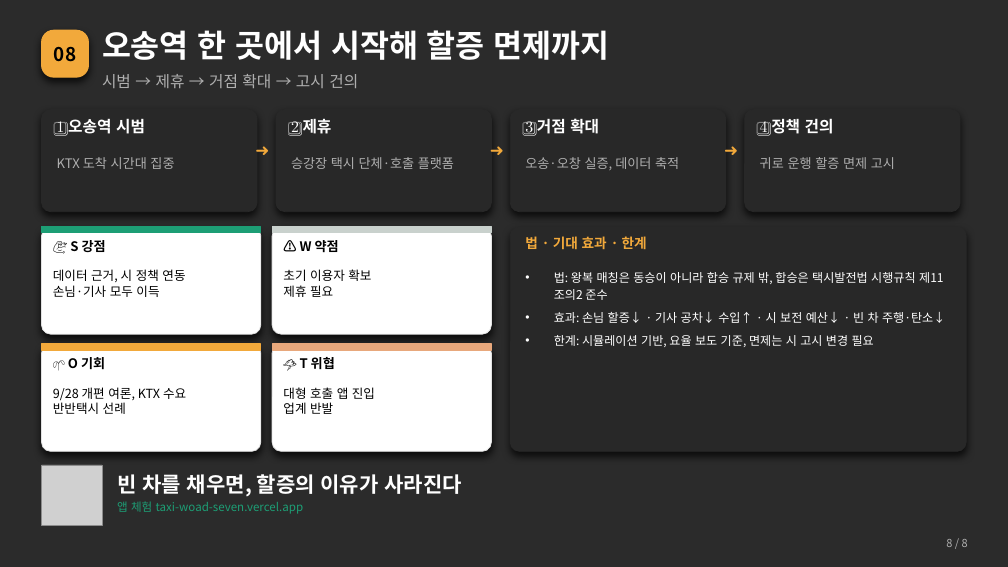
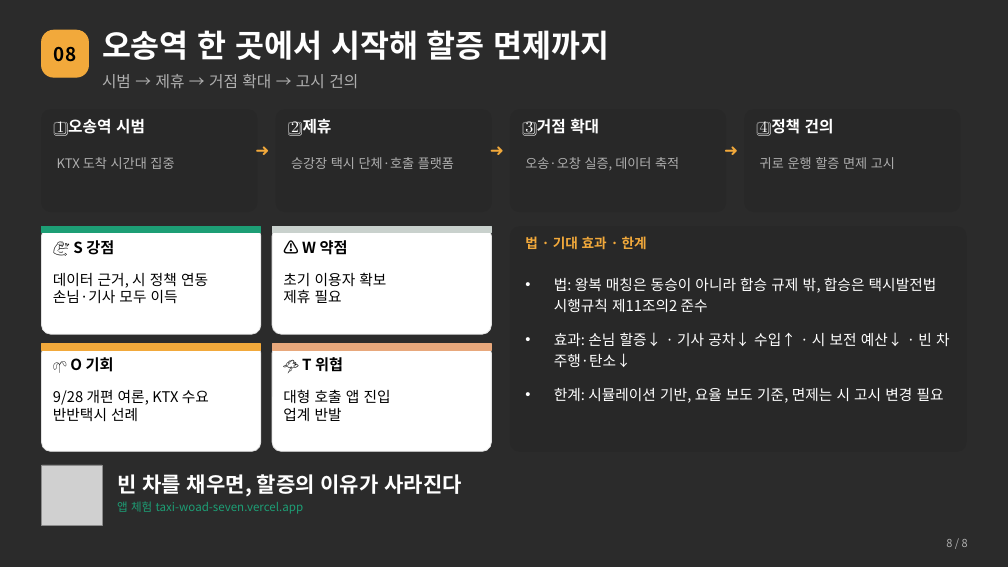
Before and after one commit to gysosm-glitch/TAXI, a slide deck: slide 8 of presentation/쉐어택_발표_v3.pptx. Drawn at 1008x567 pixels with LibreOffice and Linux fonts; fonts in the diff are those of the drawing; grey boxes stand for pictures; background and template pictures are left out; a plain dark background stands for a picture behind light text. Boxes give left, top, right and bottom in pixels: in the first picture for what was removed or moved away, otherwise in the second. Text is boxed around its words. In the diff, an @@ line names an element or a change of style, - is before the commit and + after.

```diff
--- a/presentation/쉐어택_발표_v3.pptx
+++ b/presentation/쉐어택_발표_v3.pptx
@@ shadow off in 10 elements at [42,30,88,77], [42,110,257,212], [276,110,492,212], [510,110,726,212], [745,110,960,212], [42,227,261,334], [272,227,492,334], [42,344,261,451], [272,344,492,451], [510,227,966,451] @@
@@ size 12 to 14 pt in 4 elements at [283,272,386,303], [53,390,209,421], [283,389,391,421], [53,273,208,304] @@
@@ text "법: 왕복 매칭은 동승이 아니라 ..." at [554,277,950,403]: size 11.5 to 14 pt; line spacing 1.15 to 1.2; more space between paragraphs @@
@@ size 12.5 to 14.5 pt in 4 elements at [73,240,114,255], [302,240,348,255], [70,357,114,372], [302,357,343,372] @@
```
Also in this commit, not shown: 7 other slides changed, 1 other file.
